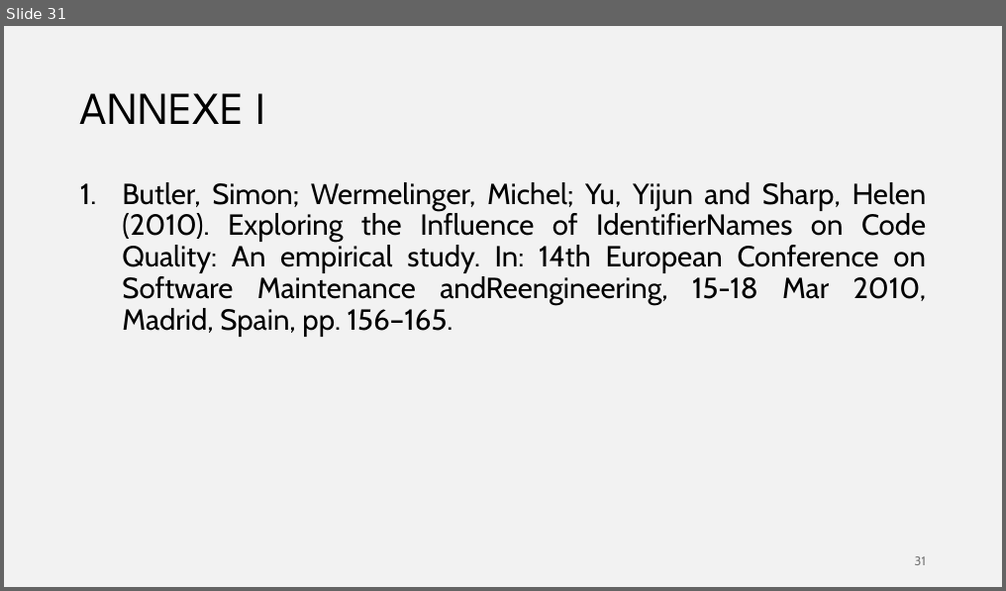
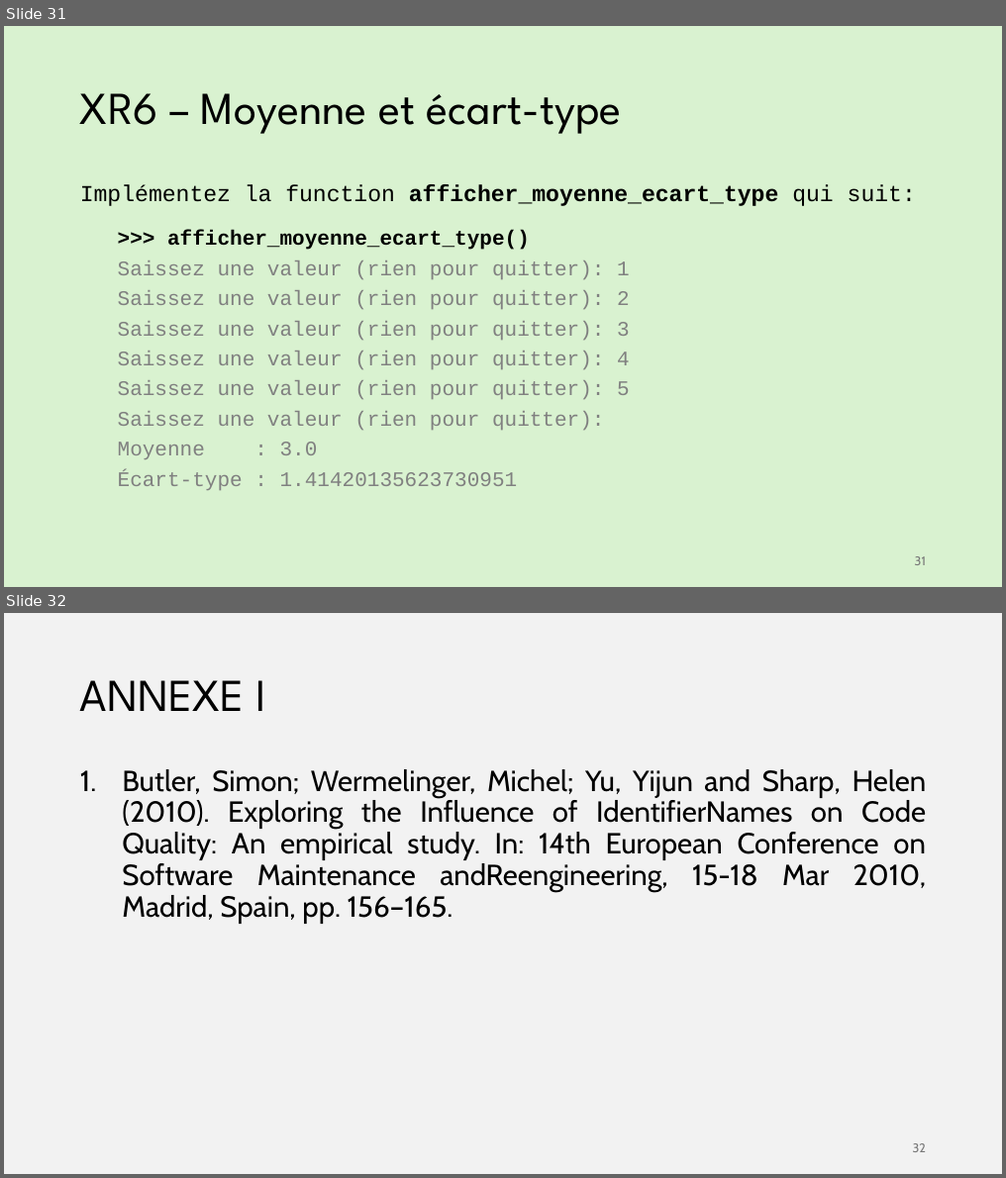
Before and after one commit to iannickgagnon/sagedays_iannick_2026, a slide deck: python_1/presentation_python_1.pptx. Shown one above the other, each under a label of ours: slide 31 before the commit, slides 31 and 32 after it. The pictures are 1006x591 and 1006x1178 pixels, drawn with LibreOffice and Linux fonts; fonts in the diff are those of the drawing. Boxes give left, top, right and bottom in pixels: in the first picture for what was removed or moved away, otherwise in the second. Text is boxed around its words. In the diff, an @@ line names an element or a change of style, - is before the commit and + after.

```diff
--- a/python_1/presentation_python_1.pptx
+++ b/python_1/presentation_python_1.pptx
@@ slide 31 added at [4,26,1002,587], background #D9F2D0 @@
@@ title added at [80,93,622,134], 44 pt, text #000000 @@
+XR6 – Moyenne et écart-type
@@ text added at [80,185,916,491], 20 pt, text #808080 @@
+Implémentez la function afficher_moyenne_ecart_type qui suit:
+  >>> afficher_moyenne_ecart_type()
+  Saissez une valeur (rien pour quitter): 1
+  Saissez une valeur (rien pour quitter): 2
+  Saissez une valeur (rien pour quitter): 3
+  Saissez une valeur (rien pour quitter): 4
+  Saissez une valeur (rien pour quitter): 5
+  Saissez une valeur (rien pour quitter):
+  Moyenne : 3.0
+  Écart-type : 1.41420135623730951
@@ page number added at [915,557,926,566], 12 pt, text #797979 @@
+31
@@ what was slide 31 is now slide 32 @@
@@ page number at [913,1144,926,1153]: text changed @@
-31
+32
```
Also in this commit, not shown: 4 slides changed.
